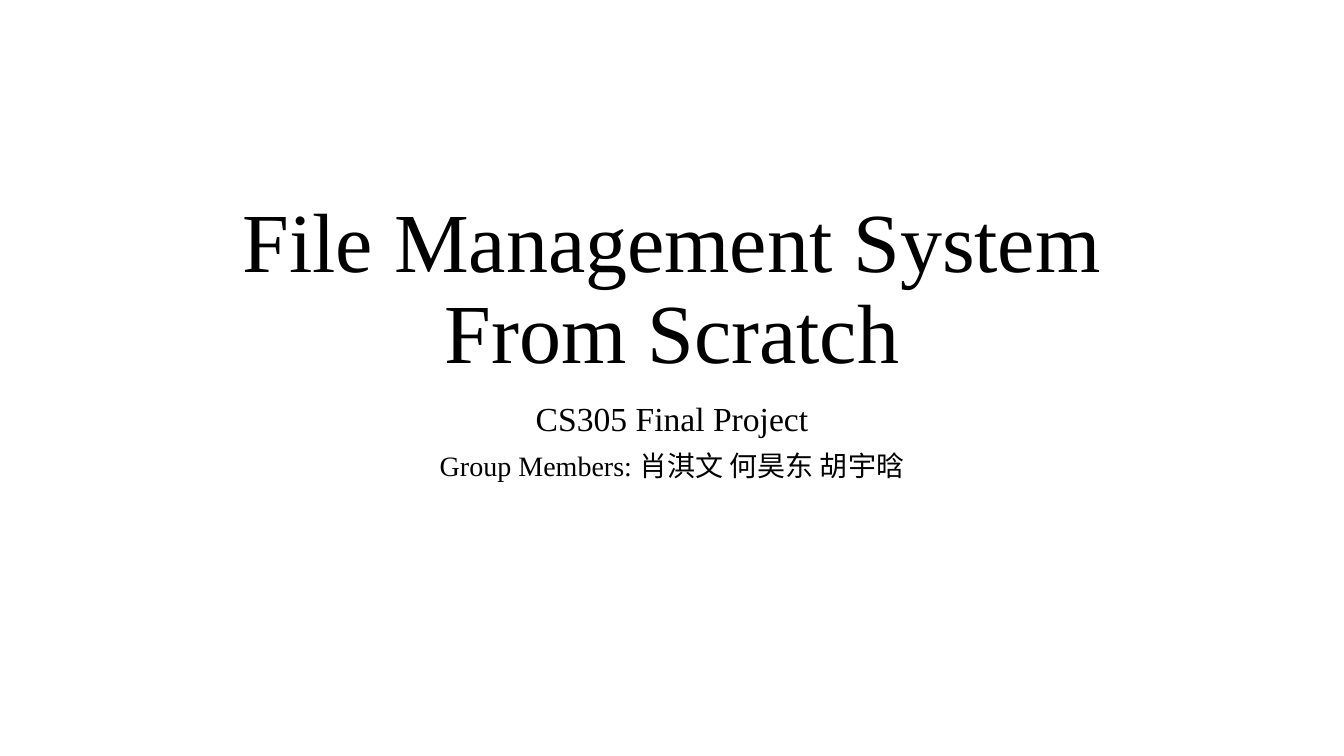
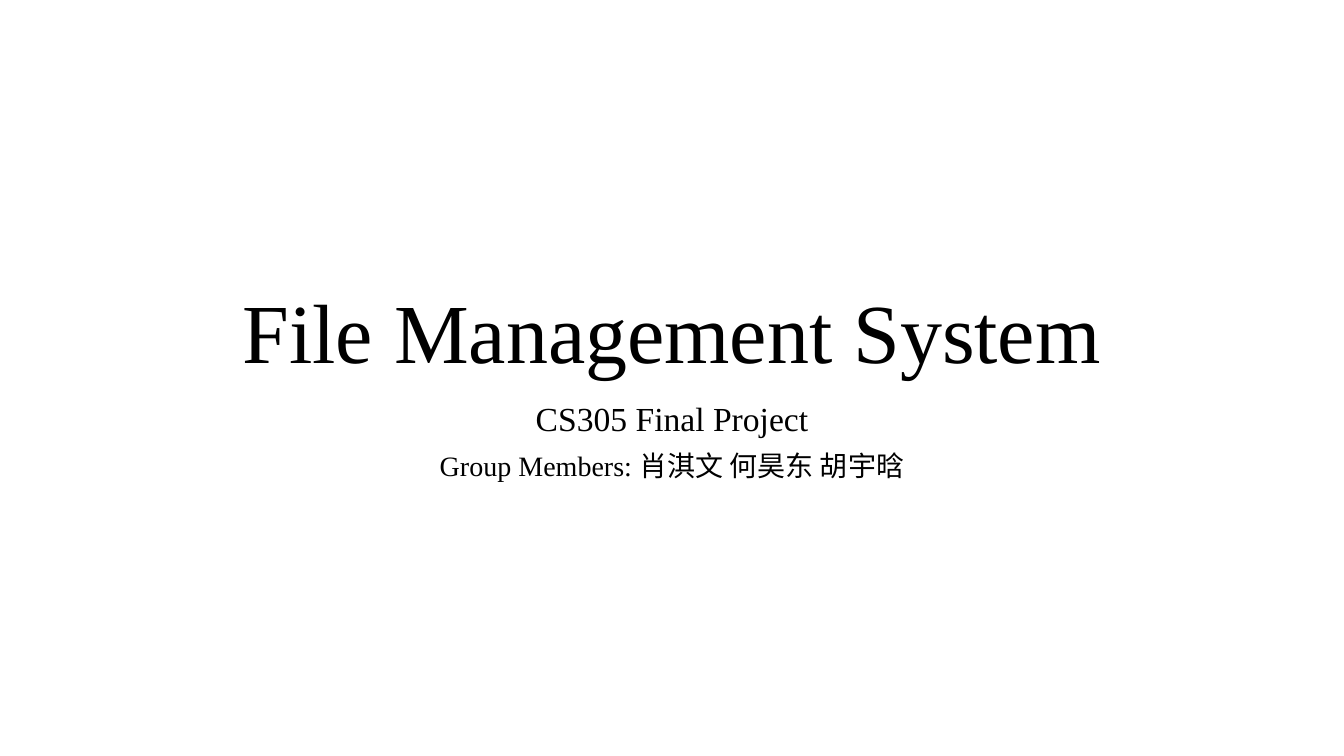
Before and after one commit to Charley-xiao/HTTPServer, a slide deck: slide 1 of Presentation.pptx. Drawn at 1344x756 pixels with LibreOffice and Linux fonts; fonts in the diff are those of the drawing. Boxes give left, top, right and bottom in pixels: in the first picture for what was removed or moved away, otherwise in the second. Text is boxed around its words. In the diff, an @@ line names an element or a change of style, - is before the commit and + after.

```diff
--- a/Presentation.pptx
+++ b/Presentation.pptx
@@ title at box(243, 304, 1100, 379): text changed @@
-File Management System From Scratch
+File Management System
```
Also in this commit, not shown: 1 other slide changed, 10 other files.
